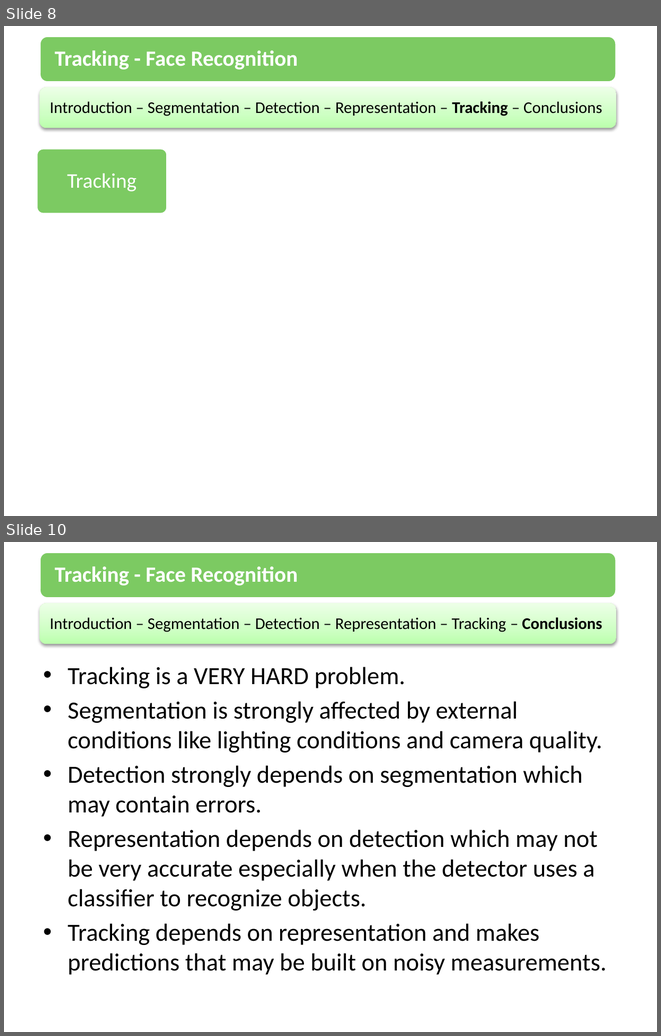
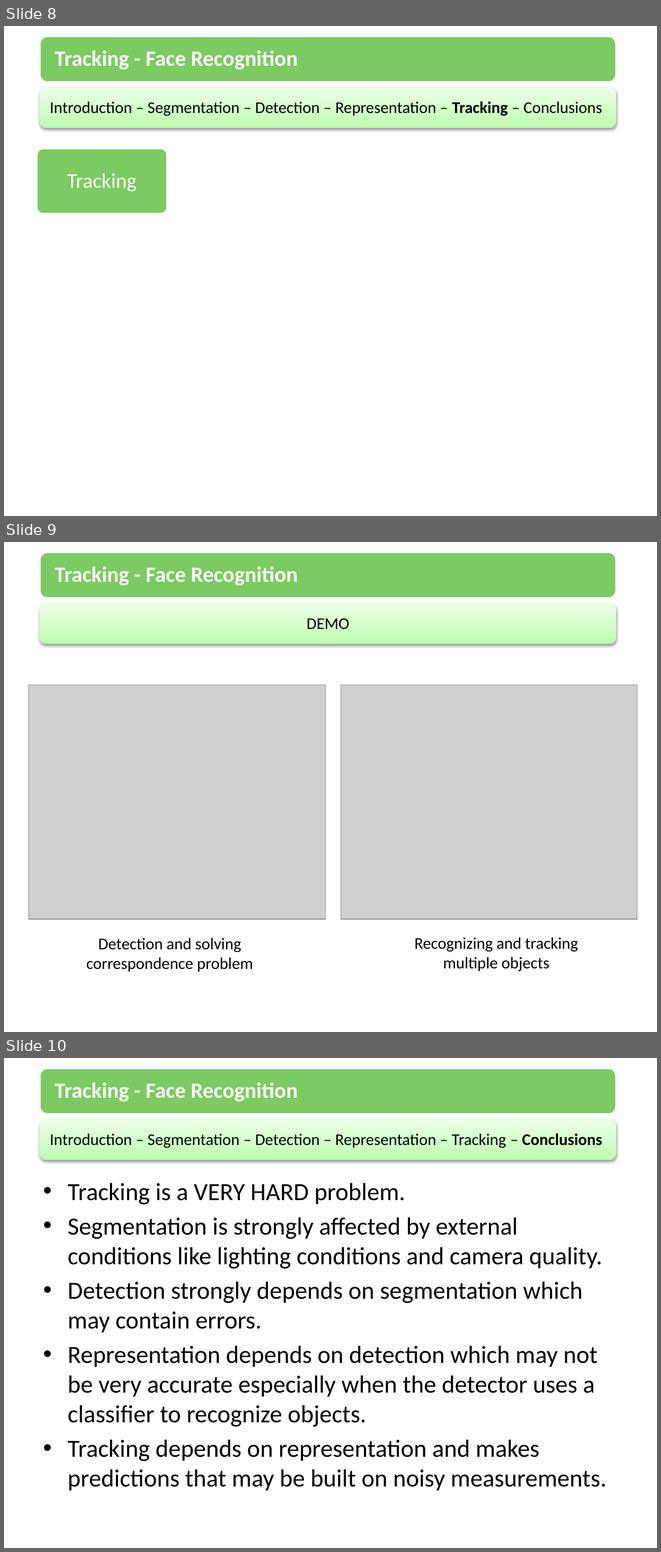
Before and after one commit to amounir86/mcvai-tracking, a slide deck: trunk/Presentation/Tracking.pptx. Shown one above the other, each under a label of ours: slides 8 and 10 before the commit, slides 8, 9 and 10 after it; the slides between them are not shown. The pictures are 661x1036 and 661x1552 pixels, drawn with LibreOffice and Linux fonts; fonts in the diff are those of the drawing; grey boxes stand for pictures. Boxes give left, top, right and bottom in pixels: in the first picture for what was removed or moved away, otherwise in the second. Text is boxed around its words. In the diff, an @@ line names an element or a change of style, - is before the commit and + after.

```diff
--- a/trunk/Presentation/Tracking.pptx
+++ b/trunk/Presentation/Tracking.pptx
@@ slide 9 added at [4, 542, 657, 1032], background #FFFFFF @@
@@ rounded rectangle added at [40, 553, 617, 598], fill #7CCA62, outline #FFFFFF 2 pt @@
@@ text added at [55, 566, 298, 585], 24 pt, text #FFFFFF, bold @@
+Tracking - Face Recognition
@@ rounded rectangle added at [40, 603, 617, 644], fill gradient #BCFFAD to #CFFFC5 to #ECFFE9 @@
@@ text added at [307, 618, 350, 629], 18 pt, text #000000 @@
+DEMO
@@ picture added at [29, 685, 325, 919] @@
@@ picture added at [341, 685, 637, 919] @@
@@ text added at [86, 937, 253, 971], 18 pt, text #000000 @@
+Detection and solving correspondence problem
@@ text added at [414, 937, 578, 971], 18 pt, text #000000 @@
+Recognizing and tracking multiple objects
```
Also in this commit, not shown: 1 slide removed.
